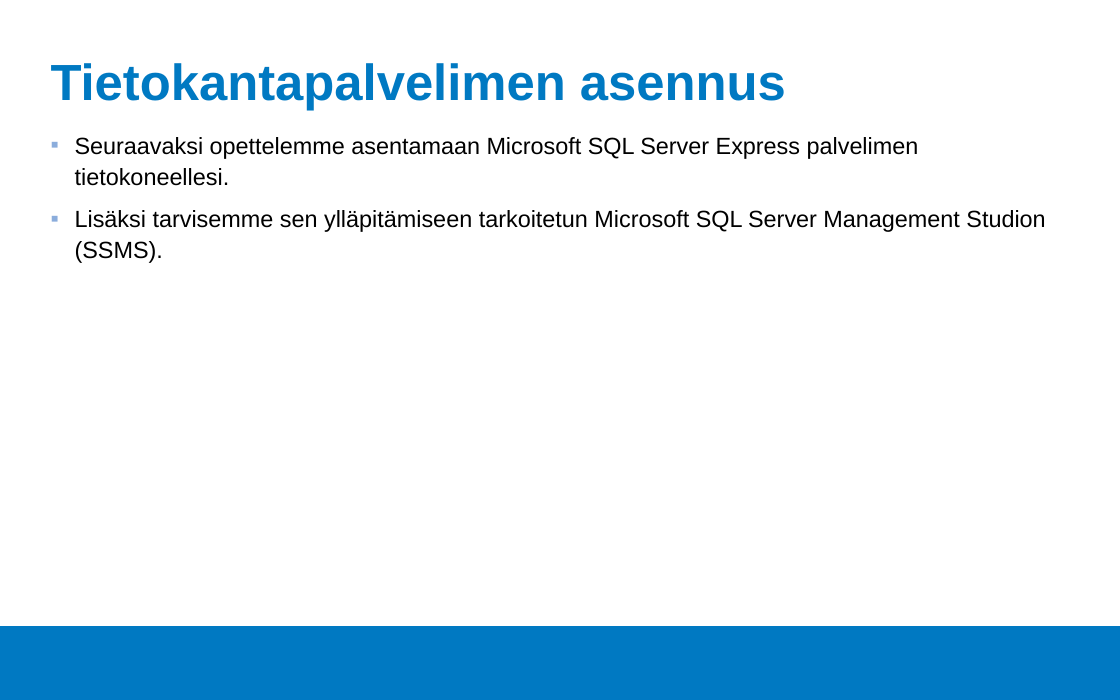
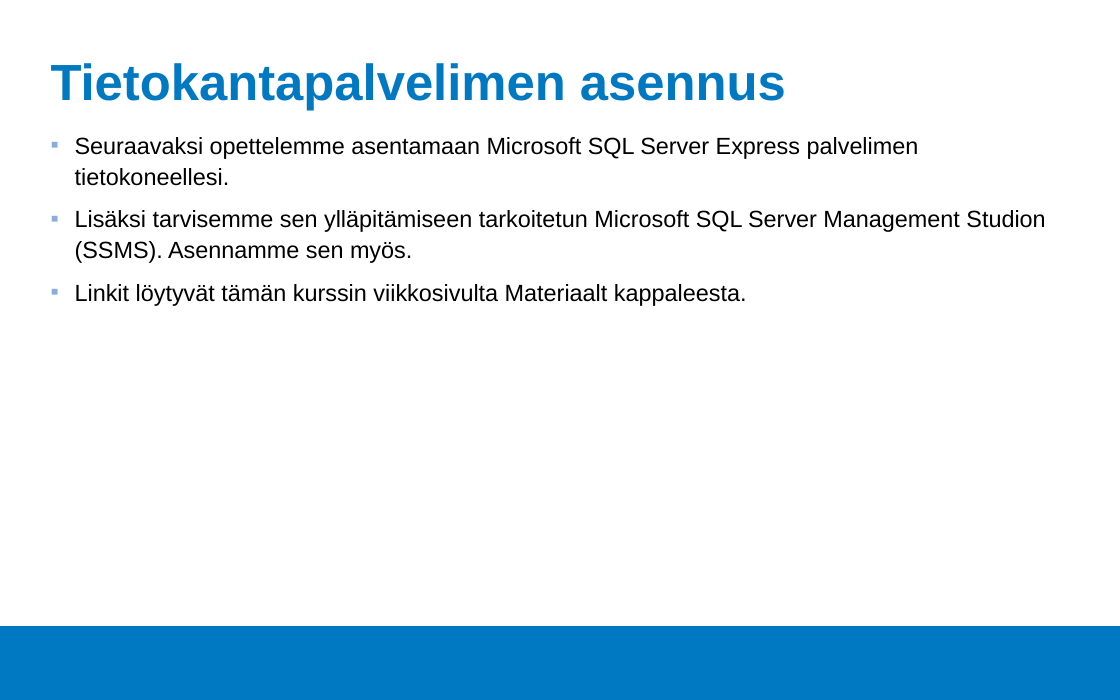
Before and after one commit to Tietokantahallinta/Tietokantahallinta.github.io, a slide deck: slide 5 of luennot/viikko01/Luentokalvot_01.odp (slide 4 before the commit). Drawn at 1120x700 pixels with LibreOffice and Linux fonts; fonts in the diff are those of the drawing; background and template pictures are left out. Boxes give left, top, right and bottom in pixels: in the first picture for what was removed or moved away, otherwise in the second. Text is boxed around its words. In the diff, an @@ line names an element or a change of style, - is before the commit and + after.

```diff
--- a/luennot/viikko01/Luentokalvot_01.odp
+++ b/luennot/viikko01/Luentokalvot_01.odp
@@ text at bbox=[75, 210, 1045, 306]: text changed @@
-▪ Lisäksi tarvisemme sen ylläpitämiseen tarkoitetun Microsoft SQL Server Management Studion (SSMS).
+▪ Lisäksi tarvisemme sen ylläpitämiseen tarkoitetun Microsoft SQL Server Management Studion (SSMS). Asennamme sen myös.
+▪ Linkit löytyvät tämän kurssin viikkosivulta Materiaalt kappaleesta.
```
Also in this commit, not shown: 6 other slides changed, 2 slides added, 2 other files.
